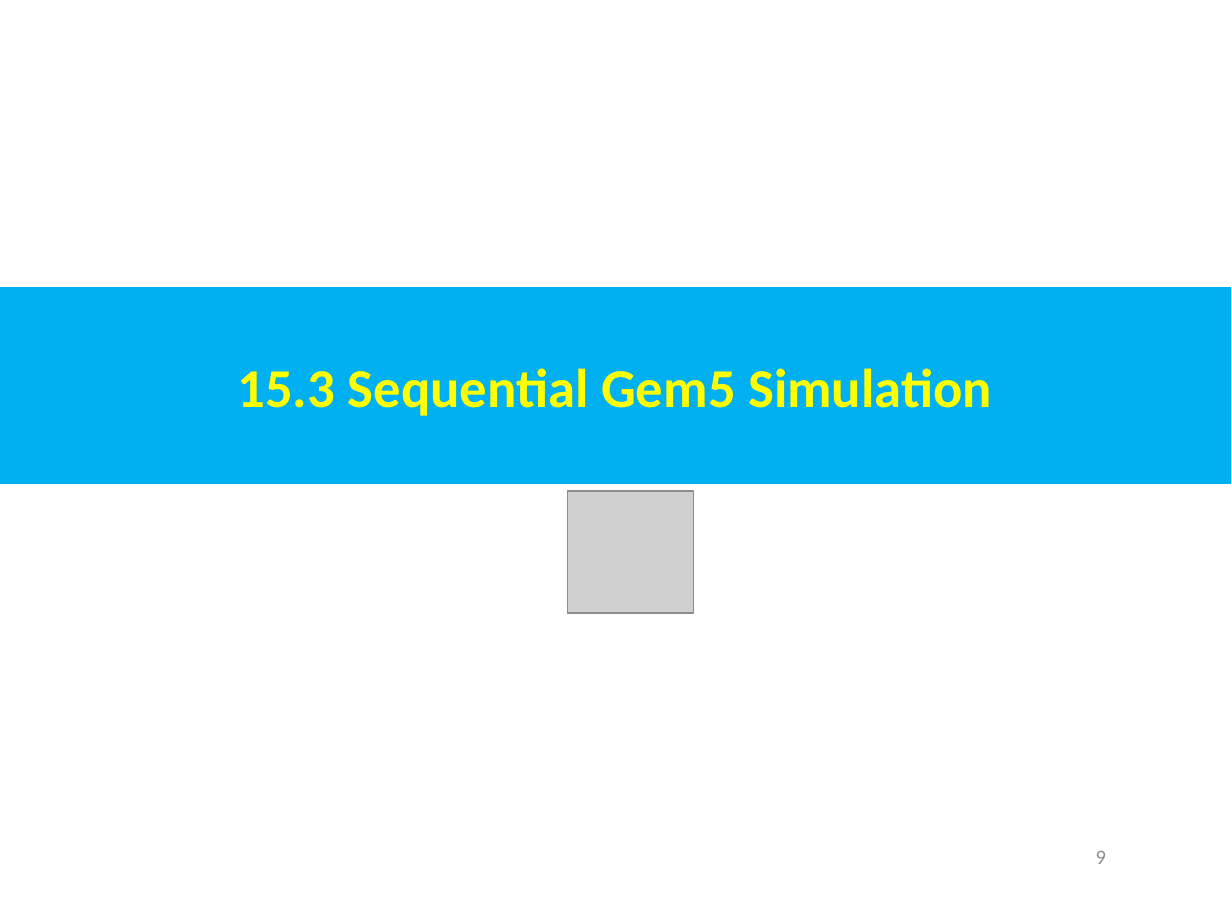
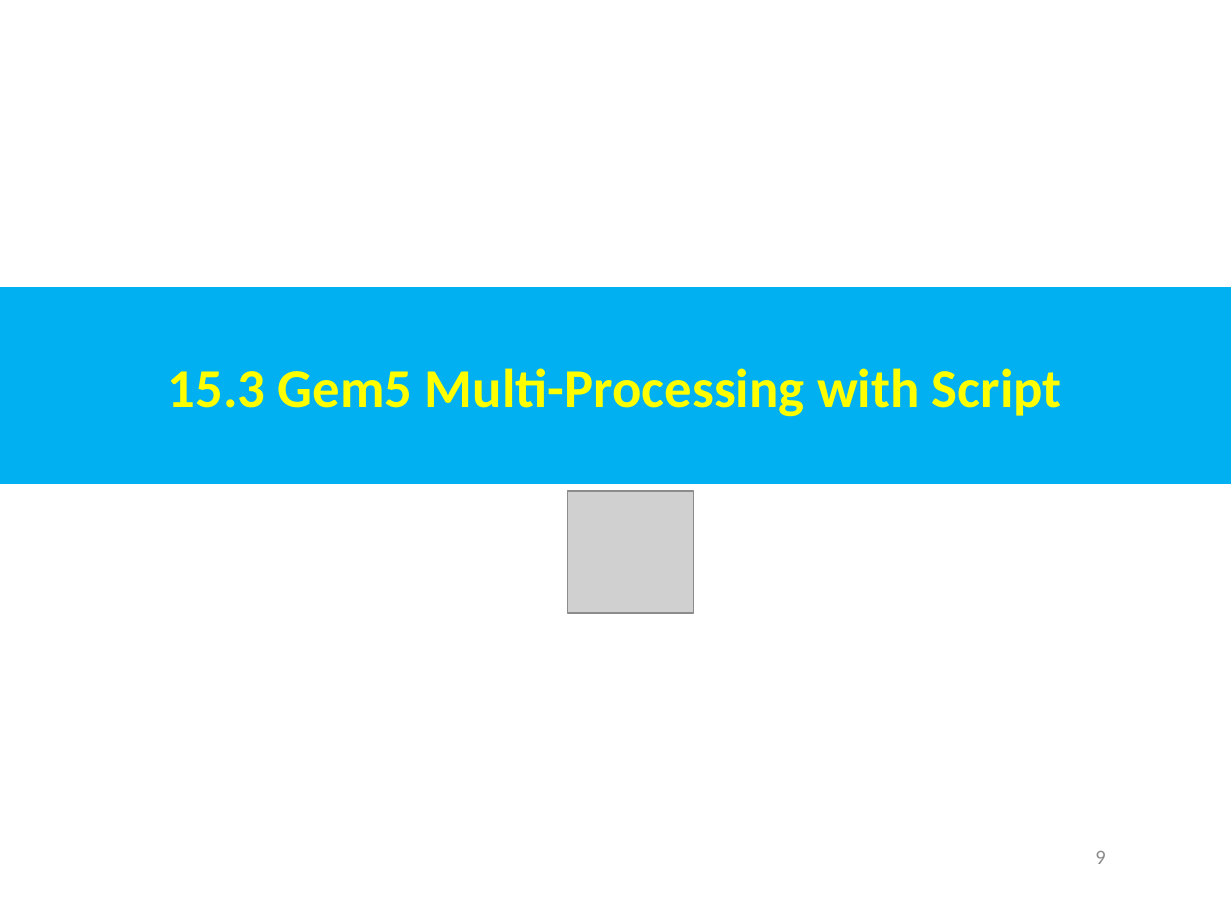
Before and after one commit to peterhchen/AIU_CS850_Gem5_McPAT, a slide deck: slide 9 of 050_Gem5/015.MultiSim/000_Video/015.MultiSim.ppt. Drawn at 1232x924 pixels with LibreOffice and Linux fonts; fonts in the diff are those of the drawing; grey boxes stand for pictures. Boxes give left, top, right and bottom in pixels: in the first picture for what was removed or moved away, otherwise in the second. Text is boxed around its words. In the diff, an @@ line names an element or a change of style, - is before the commit and + after.

```diff
--- a/050_Gem5/015.MultiSim/000_Video/015.MultiSim.ppt
+++ b/050_Gem5/015.MultiSim/000_Video/015.MultiSim.ppt
@@ text in rectangle at <box>168,368,1062,417</box>: text changed @@
-15.3 Sequential Gem5 Simulation
+15.3 Gem5 Multi-Processing with Script
```
Also in this commit, not shown: 4 other slides changed, 3 slides added.
